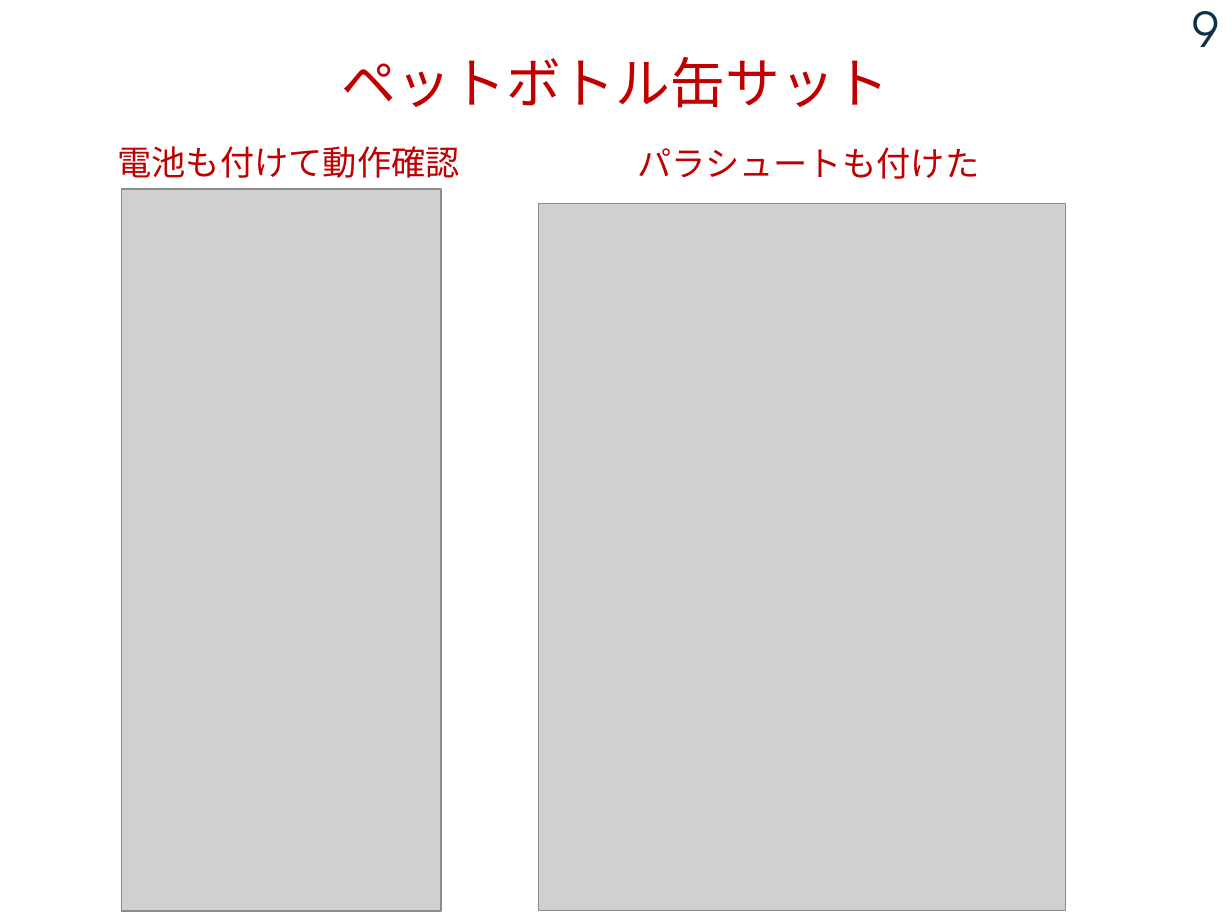
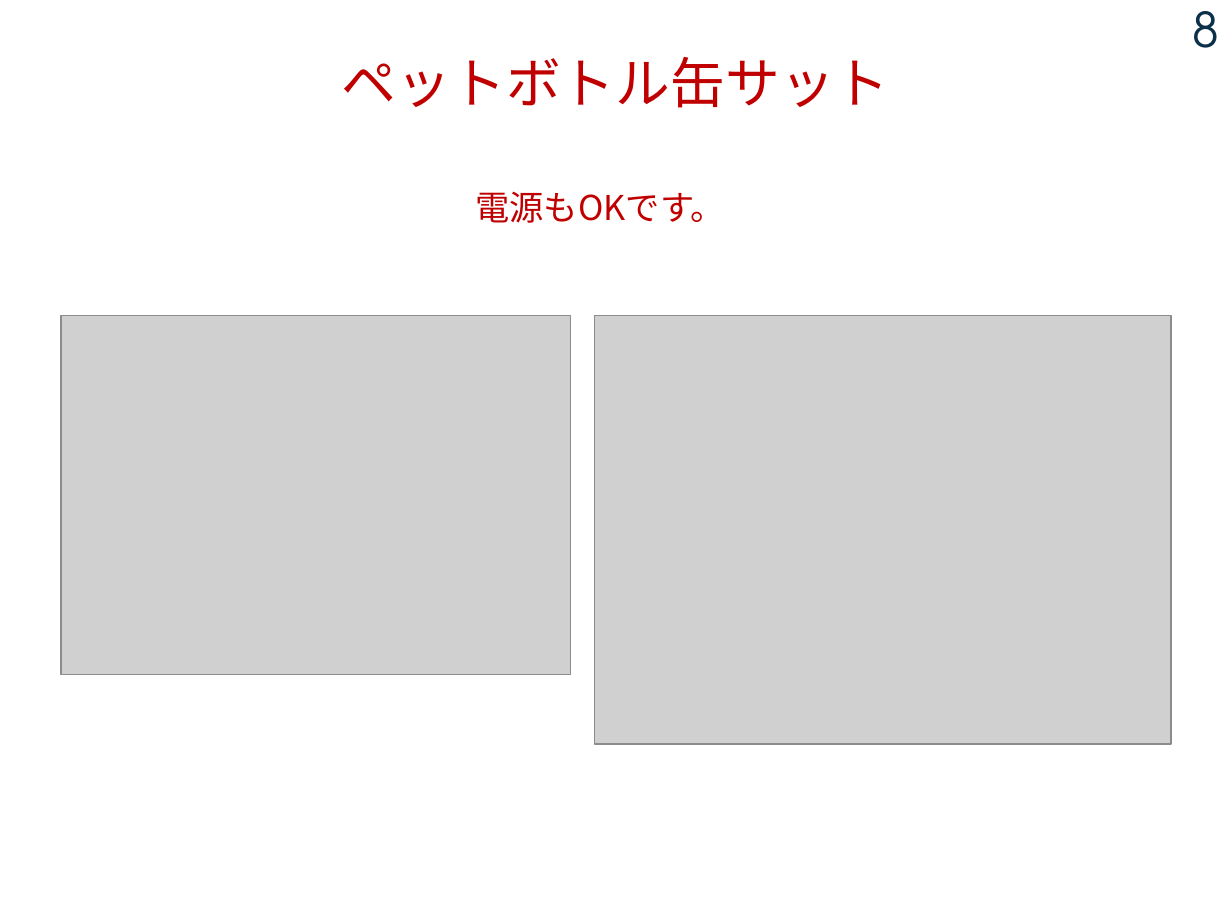
Before and after one commit to tarosay/cansat2026_Sample, a slide deck: slide 8 of Documents/2026_07_02_ペットボトル缶サットを作ろう.pptx (slide 9 before the commit). Drawn at 1232x924 pixels with LibreOffice and Linux fonts; fonts in the diff are those of the drawing; grey boxes stand for pictures. Boxes give left, top, right and bottom in pixels: in the first picture for what was removed or moved away, otherwise in the second. Text is boxed around its words. In the diff, an @@ line names an element or a change of style, - is before the commit and + after.

```diff
--- a/Documents/2026_07_02_ペットボトル缶サットを作ろう.pptx
+++ b/Documents/2026_07_02_ペットボトル缶サットを作ろう.pptx
@@ page number at [1192,11,1219,48]: text changed @@
-9
+8
@@ rectangle removed at [105,136,492,190] @@
-電池も付けて動作確認
@@ text removed at [637,147,979,179] @@
-パラシュートも付けた
@@ text added at [475,191,725,223], 20 pt, text #C00000 @@
+電源もOKです。
@@ picture removed at [538,203,1066,910] @@
@@ picture: place and size @@
-picture at [122,188,441,910]
+picture at [62,315,572,674]
@@ picture added at [595,315,1172,744] @@
```
Also in this commit, not shown: 5 other slides changed, 2 slides added, 2 slides removed, 1 other file.
